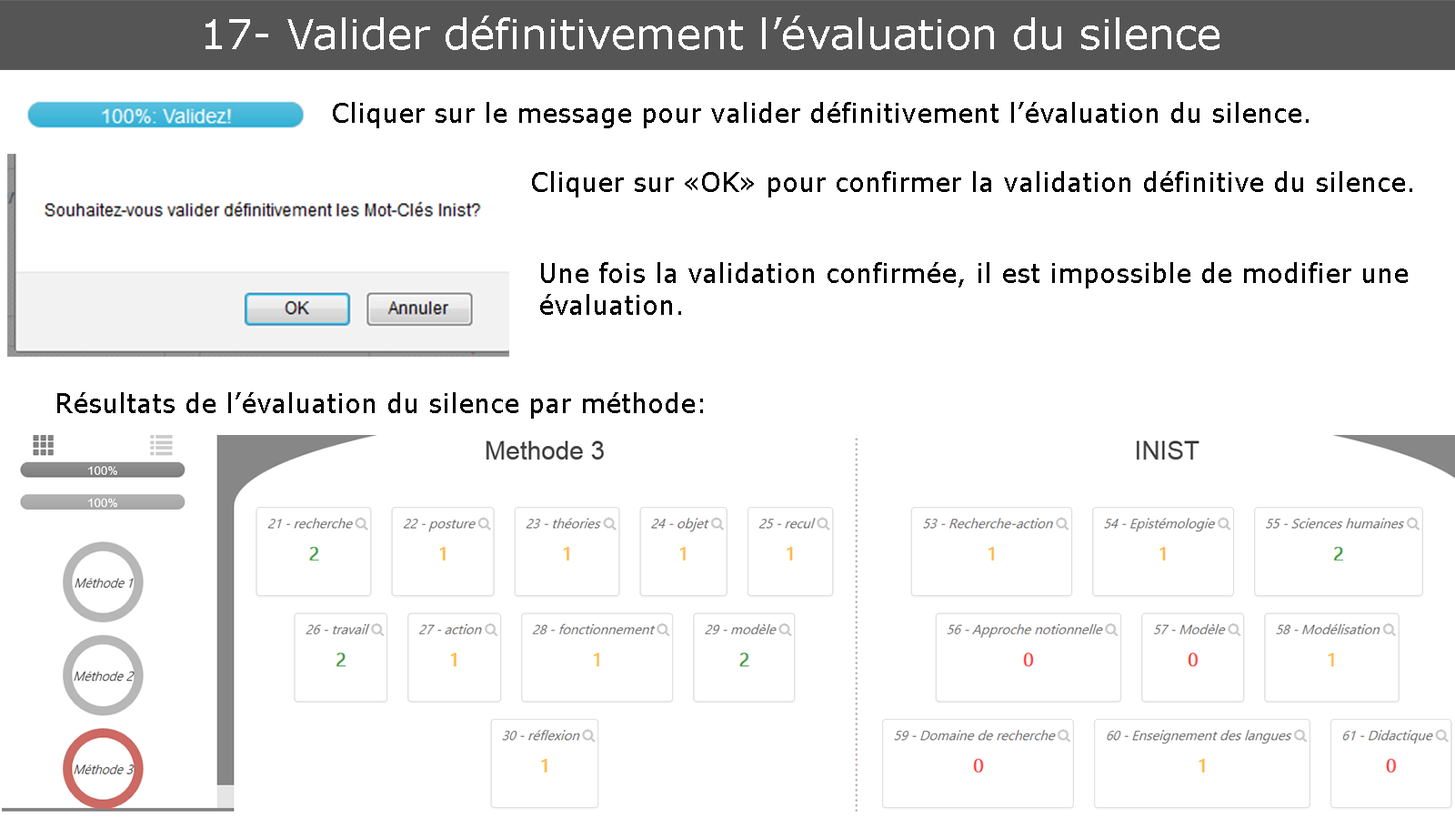
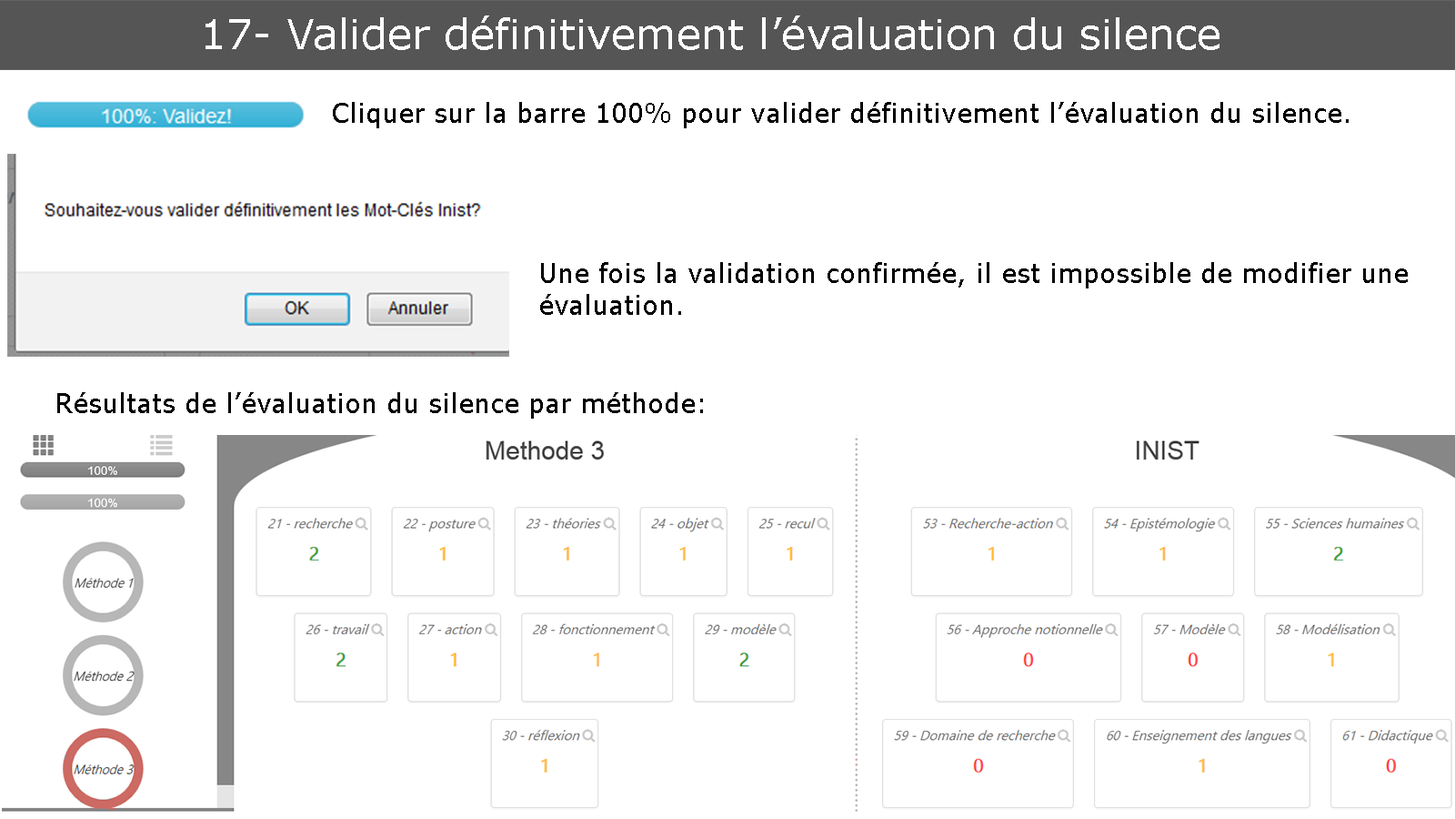
Revision of a layered (1455, 819) image; what changed, layer by layer:
hid "Cliquer sur «OK» pour confirmer la validation définitive du sil" over [532,171,1413,198]
renamed "Cliquer sur le message pour valider définitivement l’évaluation" to "Cliquer sur la barre 100% pour valider définitivement l’évaluat", painted on it over [493,101,1349,129]
